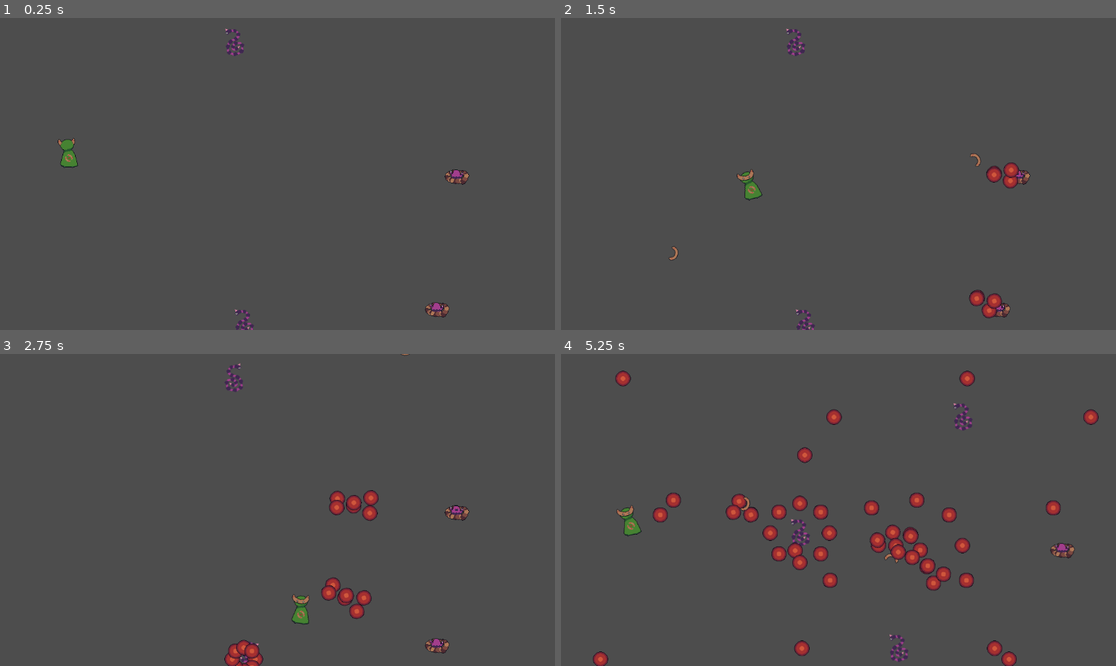
Above: before the commit, frames 1-4 (two rows, left to right).
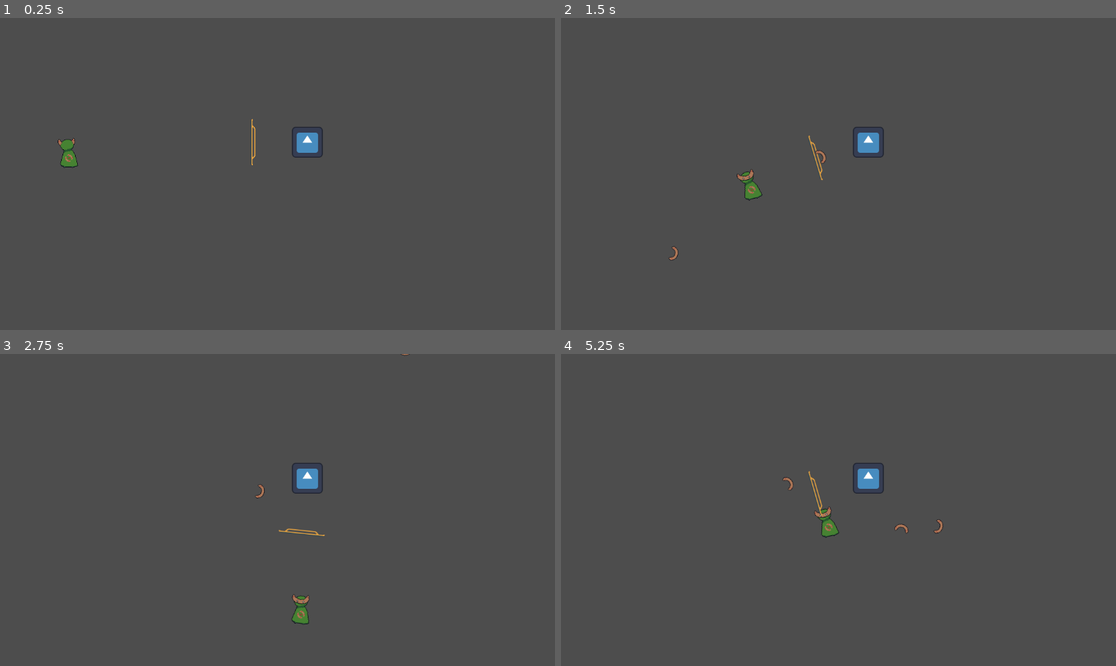
Above: after the commit, the same moments.

Repository: steve52/boomerang-guy-and-the-aglet
Game: Godot game, scene res://Scenes/game.tscn
Two runs of this game, one before a commit and one after it. Both use one fixed random seed, a clock stepped at 60 frames per second and the inputs below. The engine's default icon, where the game draws it, is replaced by a stand-in: a white triangle on a blue panel in a dark square.
Inputs (mouse positions are in pixels of both pictures, inside the frame that each line leads up to):
- Up to frame 1 (0.25 s): no input
- Up to frame 2 (1.5 s): tap Enter at 0.5 s; move the mouse to (960, 158) at 0.52 s; hold D (Right) 0.53-1.28 s; click (960, 158) at 0.6 s; move the mouse to (727, 189) at 1.27 s; hold S (Down) from 1.28 s (still down); click (727, 189) at 1.35 s
- Up to frame 3 (2.75 s): move the mouse to (333, 441) at 2.02 s; release S (Down) at 2.03 s; hold D (Right) from 2.03 s (still down); click (333, 441) at 2.1 s
- Up to frame 4 (5.25 s): move the mouse to (810, 572) at 2.77 s; release D (Right) at 2.78 s; hold W (Up) 2.78-3.53 s; click (810, 572) at 2.85 s; move the mouse to (1005, 556) at 3.52 s; hold A (Left) 3.53-5.03 s; click (1005, 556) at 3.6 s; move the mouse to (672, 463) at 4.27 s; click (672, 463) at 4.35 s; move the mouse to (866, 510) at 5.02 s; hold S (Down) from 5.03 s (still down); click (866, 510) at 5.1 s

The runs differ from the first frame. In frame 1, 0.9% of the frame differs, in the area x 40-85%, y 3-100%; in frame 2, 1.5%; in frame 3, 2.4%; in frame 4, 5.6%, in the area x 5-97%, y 5-100%.

Commit message:
shieldbossstarted

Diff:
--- /dev/null
+++ b/Scenes/Enemies/ShieldBoss.tscn
@@ -0,0 +1,52 @@
+[gd_scene format=3 uid="uid://b5a8hky43rkw3"]
+
+[ext_resource type="Script" uid="uid://d061rufd8worw" path="res://Scenes/Enemies/shield_boss.gd" id="1_kgna6"]
+[ext_resource type="Texture2D" uid="uid://dp0okb4iueg7c" path="res://Assets/icon.svg" id="2_kgna6"]
+[ext_resource type="Texture2D" uid="uid://dfn0as6y71dw5" path="res://Assets/StormwallShield.png" id="3_kgna6"]
+
+[sub_resource type="RectangleShape2D" id="RectangleShape2D_qr4i2"]
+size = Vector2(61, 62)
+
+[sub_resource type="RectangleShape2D" id="RectangleShape2D_uk0vl"]
+size = Vector2(66, 66)
+
+[sub_resource type="CapsuleShape2D" id="CapsuleShape2D_uk0vl"]
+radius = 6.0
+height = 98.0
+
+[node name="ShieldBoss" type="CharacterBody2D" unique_id=1342658842]
+collision_layer = 4
+collision_mask = 12
+script = ExtResource("1_kgna6")
+Speed = 400.0
+ChargeDistance = 3.0
+
+[node name="CollisionShape2D" type="CollisionShape2D" parent="." unique_id=510287407]
+position = Vector2(0.5, 0)
+shape = SubResource("RectangleShape2D_qr4i2")
+
+[node name="Icon" type="Sprite2D" parent="." unique_id=1940268398]
+scale = Vector2(0.5, 0.5)
+texture = ExtResource("2_kgna6")
+
+[node name="Area2D" type="Area2D" parent="." unique_id=437618089]
+collision_layer = 4
+collision_mask = 2
+
+[node name="CollisionShape2D" type="CollisionShape2D" parent="Area2D" unique_id=1667751045]
+shape = SubResource("RectangleShape2D_uk0vl")
+
+[node name="ShieldPivot" type="Node2D" parent="." unique_id=1067250997]
+
+[node name="Shield" type="AnimatableBody2D" parent="ShieldPivot" unique_id=1169571093]
+position = Vector2(-100, 0)
+collision_layer = 64
+
+[node name="Sprite2D" type="Sprite2D" parent="ShieldPivot/Shield" unique_id=1037042098]
+texture = ExtResource("3_kgna6")
+
+[node name="ShieldHitbox" type="CollisionShape2D" parent="ShieldPivot/Shield" unique_id=1034695215]
+position = Vector2(-12, 0)
+shape = SubResource("CapsuleShape2D_uk0vl")
+
+[connection signal="area_entered" from="Area2D" to="." method="TakeDamage"]
--- /dev/null
+++ b/Scenes/Enemies/shield_boss.gd
@@ -0,0 +1,8 @@
+extends "res://Scripts/EnemyClass.gd"
+
+func _physics_process(delta):
+	super(delta)
+	MoveShield()
+
+func MoveShield():
+	$ShieldPivot.look_at(Player.position)
--- a/Scenes/boomerang.tscn
+++ b/Scenes/boomerang.tscn
@@ -8,7 +8,7 @@
 
 [node name="Boomerang" type="Area2D" unique_id=1988980179]
 collision_layer = 2
-collision_mask = 5
+collision_mask = 69
 script = ExtResource("1_vesgf")
 
 [node name="Icon" type="Sprite2D" parent="." unique_id=1512811002]
--- a/Scenes/game.tscn
+++ b/Scenes/game.tscn
@@ -2,8 +2,7 @@
 
 [ext_resource type="PackedScene" uid="uid://du0xmkdwkcg8q" path="res://Scenes/player.tscn" id="1_ebmjs"]
 [ext_resource type="Script" uid="uid://b3qvw8wgviqfs" path="res://Scripts/game.gd" id="1_wrm1d"]
-[ext_resource type="PackedScene" uid="uid://cuselsv4h0gmx" path="res://Scenes/Enemies/ChargingEnemy.tscn" id="2_qxrlw"]
-[ext_resource type="PackedScene" uid="uid://d16f3v2leehim" path="res://Scenes/Enemies/TeleportingEnemy.tscn" id="3_wrm1d"]
+[ext_resource type="PackedScene" uid="uid://b5a8hky43rkw3" path="res://Scenes/Enemies/ShieldBoss.tscn" id="3_wrm1d"]
 
 [sub_resource type="NavigationPolygon" id="NavigationPolygon_80nbo"]
 vertices = PackedVector2Array(3064.5703, 1642.0234, -1239.9766, 1335.6875, -1236.0078, -924.8906, 2261.5938, -1254.25)
@@ -20,24 +19,5 @@
 [node name="Player" parent="." unique_id=197361324 instance=ExtResource("1_ebmjs")]
 position = Vector2(141, 279)
 
-[node name="TeleportingEnemy" parent="." unique_id=1342658842 instance=ExtResource("3_wrm1d")]
-position = Vector2(906, 604)
-
-[node name="ChargingEnemy" parent="." unique_id=1470947033 instance=ExtResource("2_qxrlw")]
-position = Vector2(506, 634)
-
-[node name="ChargingEnemy2" parent="." unique_id=2051171334 instance=ExtResource("2_qxrlw")]
-position = Vector2(486, 51)
-
-[node name="TeleportingEnemy2" parent="." unique_id=888055439 instance=ExtResource("3_wrm1d")]
-position = Vector2(947, 328)
-
-[node name="ChargingEnemy3" parent="." unique_id=1392797640 instance=ExtResource("2_qxrlw")]
-position = Vector2(289, 935)
-
-[node name="WallTemp" type="StaticBody2D" parent="." unique_id=541704539]
-collision_layer = 8
-collision_mask = 0
-
-[node name="CollisionPolygon2D" type="CollisionPolygon2D" parent="WallTemp" unique_id=534953096]
-polygon = PackedVector2Array(1144, -12, -81, -37, -37, 1354, 2081, 1307, 2113, -8, 1017, -49, 1071, 64, 2050, 51, 2028, 1259, -18, 1297, -34, 17, 1155, 42)
+[node name="ShieldBoss" parent="." unique_id=1342658842 instance=ExtResource("3_wrm1d")]
+position = Vector2(638, 258)
--- a/Scenes/player.tscn
+++ b/Scenes/player.tscn
@@ -37,7 +37,7 @@
 size = Vector2(19, 41)
 
 [node name="Player" type="CharacterBody2D" unique_id=197361324]
-collision_mask = 8
+collision_mask = 72
 script = ExtResource("1_cvnsp")
 
 [node name="AnimatedSprite2D" type="AnimatedSprite2D" parent="." unique_id=1489554574]
--- a/Scripts/EnemyClass.gd
+++ b/Scripts/EnemyClass.gd
@@ -17,7 +17,11 @@
 func TakeDamage(Boomerang):
 	Health -= 1
 	if Health == 0:
-		Die()
+		if !CheckForPhaseChanges():
+			Die()
+
+func CheckForPhaseChanges():
+	return false
 
 func Die():
 	DeathAnimation()
--- a/Scripts/boomerang.gd
+++ b/Scripts/boomerang.gd
@@ -6,15 +6,15 @@
 var Speed = 800
 var Returning = false
 var idkwhattocallititmakessureitdoesntinstantlygetdestroyed = false
-
+var ThrowTween
 
 func _ready():
 	await get_tree().create_timer(.02).timeout
-	var tween = get_tree().create_tween()
+	ThrowTween = get_tree().create_tween()
 	var realtarget = position.direction_to(Target) * 700 + position
 	var ETA = position.distance_to(realtarget) / Speed
-	tween.tween_property(self,"position",realtarget, ETA).set_ease(Tween.EASE_OUT).set_trans(Tween.TRANS_CUBIC)
-	await get_tree().create_timer(ETA-1).timeout
+	ThrowTween.tween_property(self,"position",realtarget, ETA).set_ease(Tween.EASE_OUT).set_trans(Tween.TRANS_CUBIC)
+	await ThrowTween.finished
 	Returning = true
 	$PathfindTimer.start()
 	_on_pathfind_timer_timeout()
@@ -41,3 +41,8 @@
 			queue_free()
 		else:
 			idkwhattocallititmakessureitdoesntinstantlygetdestroyed = true
+	elif body.name == "Shield":
+		print("a")
+		if !Returning:
+			print("b")
+			ThrowTween.kill()
--- a/project.godot
+++ b/project.godot
@@ -54,6 +54,8 @@
 2d_physics/layer_3="Enemy"
 2d_physics/layer_4="Wall"
 2d_physics/layer_5="EnemyBullet"
+2d_physics/layer_6="AllyShield"
+2d_physics/layer_7="EnemyShield"
 
 [physics]
 
Binary file removed: Assets/StormwallShield-Sheet.png
Not shown, removed: Assets/StormwallShield-Sheet.png.import
Binary file added: Assets/StormwallShield.png
Not shown, changed: Assets/StormwallShield.png.import
Binary file removed: Scenes/Enemies/StormwallShield-Sheet.png
Not shown, added: Scenes/Enemies/shield_boss.gd.uid
